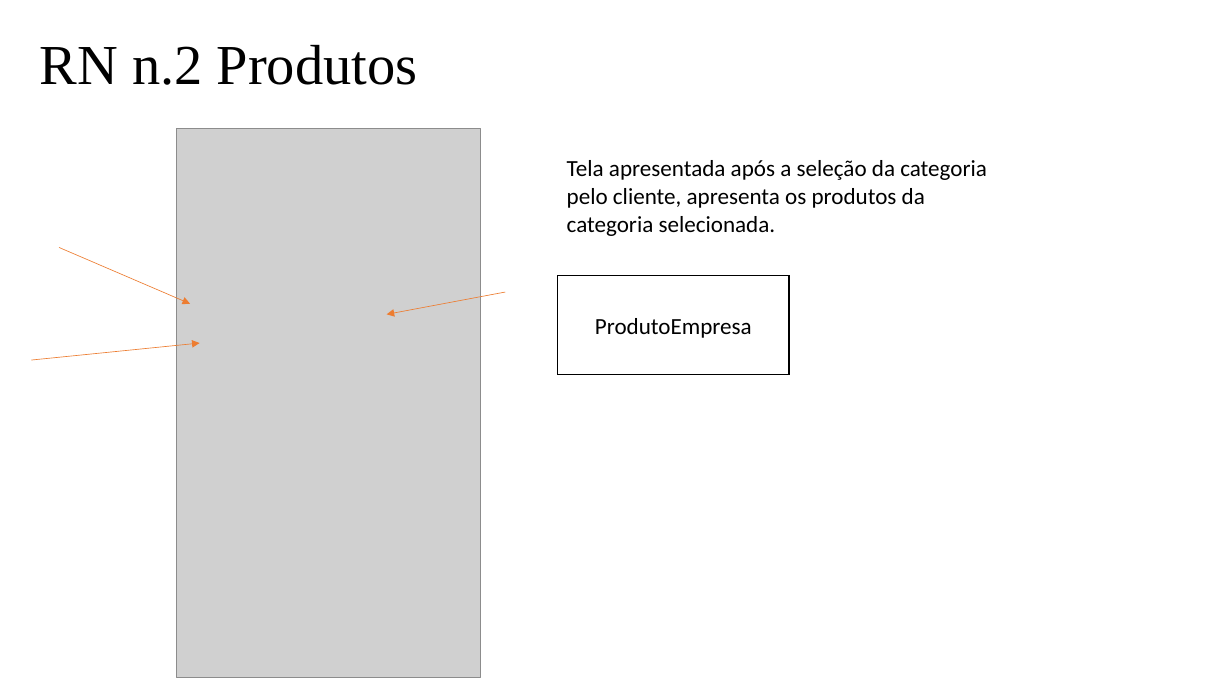
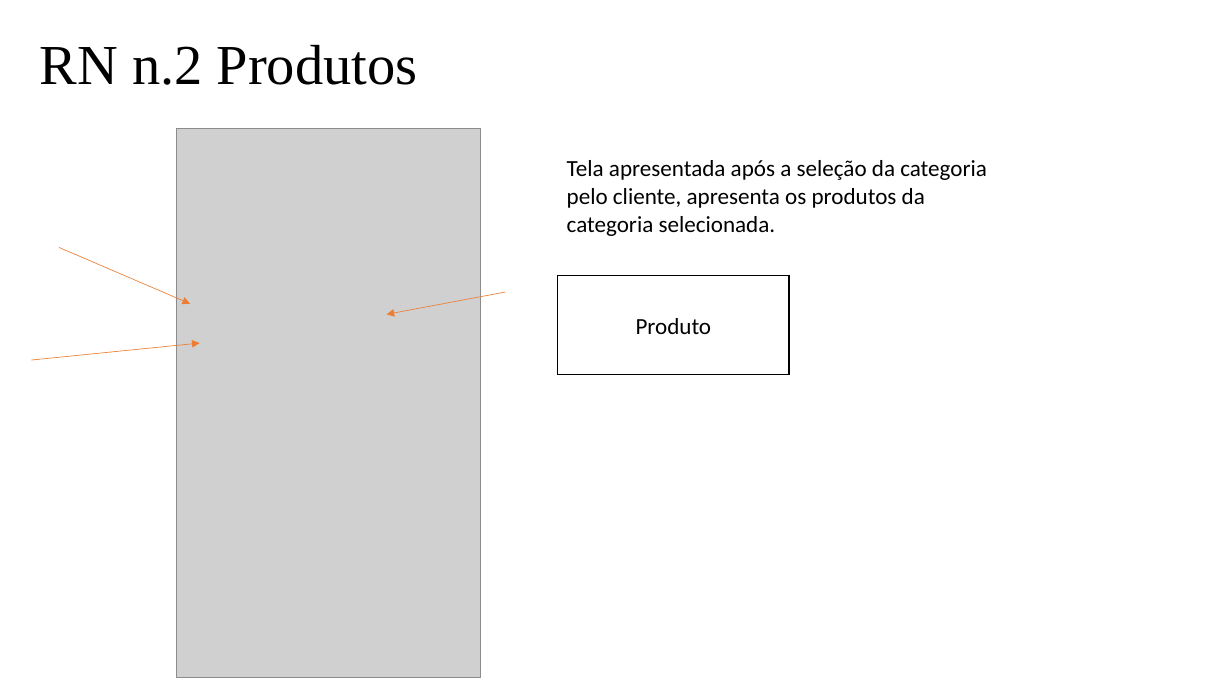
Before and after one commit to PedroAssencao/Cardapio, a slide deck: slide 10 of Cardápio/Documentação/Documentação Cardapio.pptx (slide 12 before the commit). Drawn at 1232x693 pixels with LibreOffice and Linux fonts; fonts in the diff are those of the drawing; grey boxes stand for pictures. Boxes give left, top, right and bottom in pixels: in the first picture for what was removed or moved away, otherwise in the second. Text is boxed around its words. In the diff, an @@ line names an element or a change of style, - is before the commit and + after.

```diff
--- a/Cardápio/Documentação/Documentação Cardapio.pptx
+++ b/Cardápio/Documentação/Documentação Cardapio.pptx
@@ text in rectangle at [636,318,712,334]: text changed @@
-ProdutoEmpresa
+Produto
```
Also in this commit, not shown: 3 other slides changed, 2 slides removed, 32 other files.
